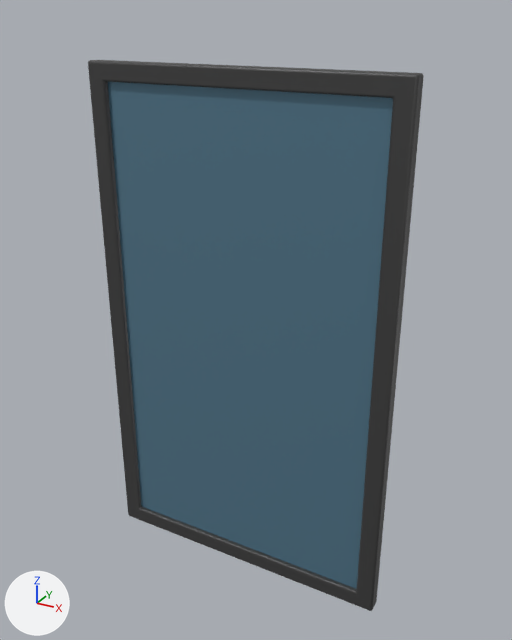
An edit to the Blender file raw/window-1.blend, drawn before and after from the same camera.
Camera for both pictures: a 50 mm lens placed at (4.04, -6.93, 7.22), pointed at (0.06, 0.3, 3.6). The axes (+X, +Y, +Z) are drawn at lower left. The lights are the same throughout.

Script lines for the objects in view, before the commit:
```python
me_cube = bpy.data.meshes.new('Cube')
me_cube.from_pydata(...)  # 16 vertices, 12 faces; spans x -2.0..2.0, y -0.1..0.1, z -3.33..3.33
me_cube.polygons.foreach_set('use_smooth', [True] * 12)
me_cube.materials.append(mat_frame)  # dark grey #4e4e4e
# before: 0 (2.0, 0.1, 3.33), 2 (2.0, -0.1, 3.33), 4 (-2.0, 0.1, 3.33), 6 (-2.0, -0.1, 3.33), 8 (-1.77, -0.1, 3.1)
# before: 9 (1.77, -0.1, 3.1), 12 (1.77, 0.1, 3.1), 13 (-1.77, 0.1, 3.1)
me_plane = bpy.data.meshes.new('Plane')
me_plane.from_pydata(...)  # a box spanning x -1.89..1.89, y -0.02..0.02, z -3.21..3.21
me_plane.materials.append(mat_window)  # blue #5d8399
me_plane_001 = bpy.data.meshes.new('Plane.001')
me_plane_001.from_pydata(...)  # 40 vertices, 24 faces; spans x -2.11..1.65, y -0.45..0.6, z -1.67..4.75
me_plane_001.materials.append(mat_window)  # blue #5d8399
ob_frame = bpy.data.objects.new('frame', me_cube)
ob_frame.location = (0.0, 0.0, 3.33)
_m = ob_frame.modifiers.new('Bevel', 'BEVEL')
_m.width = 0.03
_m.width_pct = 0.03
_m.segments = 4
ob_window = bpy.data.objects.new('window', me_plane)
ob_window.location = (0.0, -0.01, 3.33)
ob_window_broken = bpy.data.objects.new('window-broken', me_plane_001)
ob_window_broken.location = (0.22, 0.14, 1.79)
ob_window_broken.hide_set(True)
```
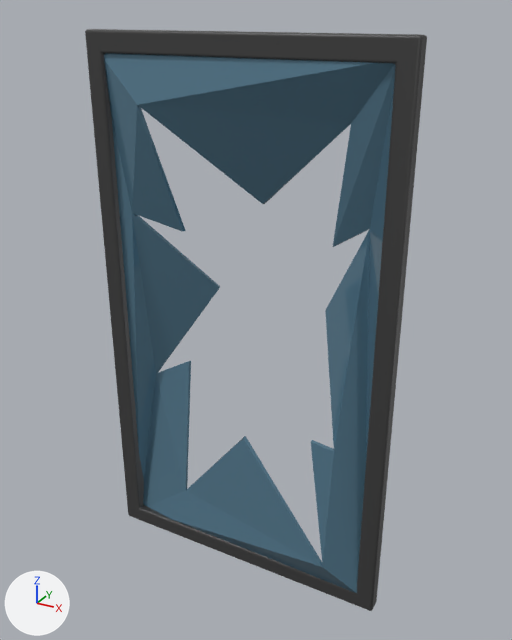
Commit message: Shattering windows

Edits to the bpy script that builds the scene:
```text
Change me_cube:
    where me_cube.from_pydata(...)  # 16 vertices, 12 faces; spans x -2.0..2.0, y -0.1..0.1, z -3.33..3.33
    used by ob_frame; location = (0.0, 0.0, 3.33)
    me_cube part 1
    add for i in [8, 9, 12, 13]: me_cube.vertices[i].co += Vector((0.0, 0.0, 0.31))
    add for i in [0, 2, 4, 6]: me_cube.vertices[i].co += Vector((0.0, 0.0, 0.34))
Change me_plane:
    where me_plane.from_pydata(...)  # 8 vertices, 6 faces; spans x -1.89..1.89, y -0.02..0.02, z -3.21..3.21
    used by ob_window; location = (0.0, -0.01, 3.33)
    me_plane part 2: the whole mesh is scaled about its middle by (1, 1, 1.04), then moved by (0.0, 0.0, 0.13)
Change ob_window:
    add ob_window.hide_set(True)
Change ob_window_broken:
    remove ob_window_broken.hide_set(True)
```

Changed parts and their boxes [x1, y1, x2, y2] in the pictures (512 x 640 px; the box of a moved part takes in the faces that stretch with it):
'window', hidden (blue): before [108, 82, 393, 589]
'window-broken', shown (blue): after [104, 53, 396, 593]
'frame', reshaped: before [88, 60, 424, 611]; after [85, 29, 427, 611]
part 1 of me_cube, moved or reshaped: before [88, 61, 424, 595]; after [85, 30, 427, 595]
